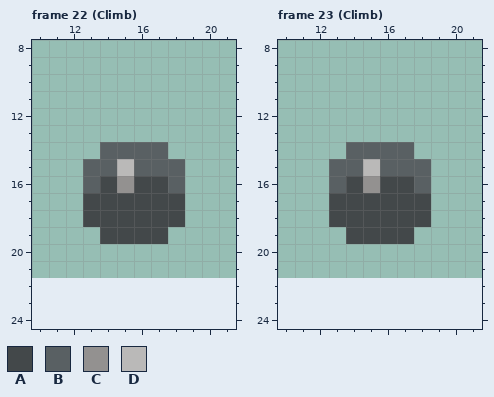
Two versions of one pixel-art file, PixelEngine/res/sprites/items/armor/parachute.aseprite. Above: the version before the commit.
16x16 pixels, 26 frames. Shown: frame 22 (Climb): x 10..21, y 8..24; frame 23 (Climb): x 10..21, y 8..24. The old version is drawn lined up with the new one, on the new canvas. The commit also changed other frames, which this record leaves out.
Palette (. is transparent): A #43484a  B #596063  C #939190  D #bab9b8
Pixels before, frame 22 (Climb), first column x 13:
14 .BBBB.
15 BBDBBB
16 BACAAB
17 AAAAAA
18 AAAAAA
19 .AAAA.
Pixels before, frame 23 (Climb), first column x 13:
14 .BBBB.
15 BBDBBB
16 BACAAB
17 AAAAAA
18 AAAAAA
19 .AAAA.
Once edited:
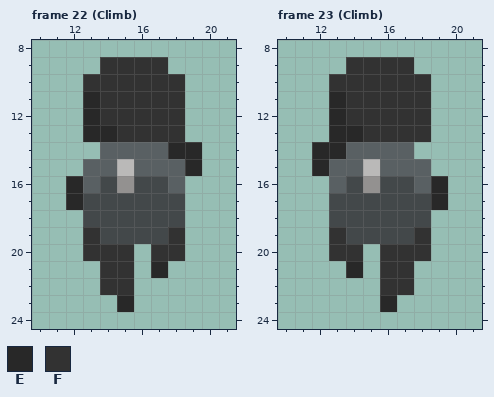
Colours new in this view: E #282828  F #323232
Difference:
canvas 16x16 -> 32x32, the old top-left corner now at 8,6
Changed rows in their new state; - is an unchanged pixel.
Frame 22 (Climb):
first column x 12:
 9 --FFFF--
10 -FFFFFF-
11 -EFFFFF-
12 -EFFFFF-
13 -EEFFFF-
14 ------EE
15 -------E
16 E-------
17 E-------
19 -F----F-
20 -FFF-FF-
21 --FF-E--
22 --FF----
23 ---E----
Frame 23 (Climb):
first column x 12:
 9 --FFFF--
10 -FFFFFF-
11 -EFFFFF-
12 -EFFFFF-
13 -EEFFFF-
14 EE------
15 E-------
16 -------E
17 -------E
19 -F----F-
20 -FF-FFF-
21 --E-FF--
22 ----FF--
23 ----E---
Pixel boxes of the changes (left, top, right, bottom) in both pictures:
added: (66, 57, 202, 312)
added: (312, 57, 448, 312)
